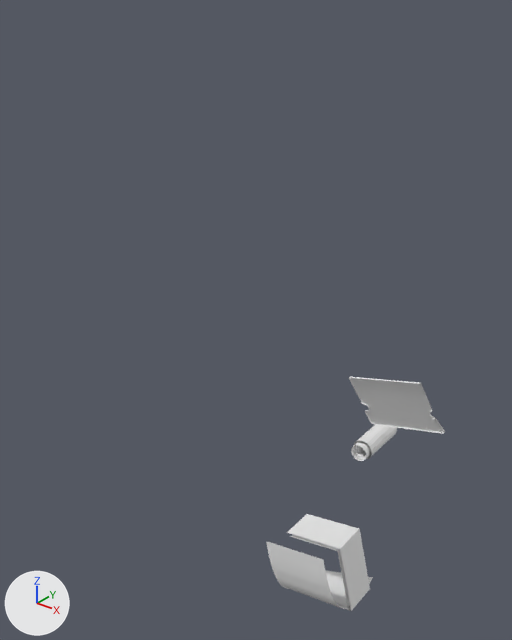
Before and after pictures for a commit that changed the OBJ model DarkChaos-Dev/gameitems/Primitive.LM_L_LX_Parts.obj.
Both versions are drawn from a camera (50 mm lens) standing at (424.0, -650.0, -153.0) and looking at (-46.0, -63.0, -518.0). The lights are fixed; the arrows at lower left show +X, +Y and +Z. Where no turn or scale is listed for an object, it has been applied to the vertices. Vertices at the same position are counted once.

Objects in the first picture: 'LM_L_LX_Parts'.
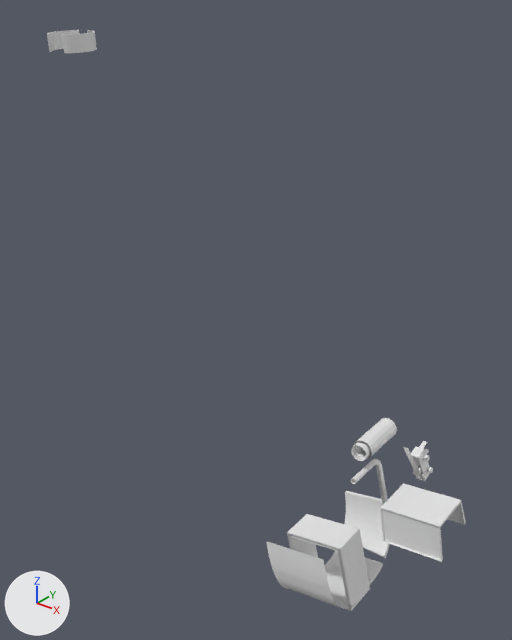
What differs and where, as boxes [x1, y1, x2, y2] in the pictures (512 x 640 px):
'LM_L_LX_Parts', reshaped (133% wider, 148% taller): before [266, 377, 445, 611]; after [47, 30, 466, 611]
part 1 of me_lm_l_lx_parts, deleted: before [349, 377, 445, 434]
part 2 of me_lm_l_lx_parts, added: after [325, 441, 466, 608]
part 3 of me_lm_l_lx_parts, added: after [47, 30, 97, 53]

The change, as a list of edits to the scene's bpy script:
```text
Change me_lm_l_lx_parts:
    used by ob_lm_l_lx_parts; location = (0.0, 0.0, 0.0)
    remove me_lm_l_lx_parts.from_pydata(...)  # 255 vertices, 360 faces; spans x 89.0..225.0, y -216.0..-91.0, z -747.0..-466.0
    add me_lm_l_lx_parts.from_pydata(...)  # 741 vertices, 1165 faces; spans x -453.0..246.0, y -216.0..39.0, z -747.0..-222.0
    me_lm_l_lx_parts part 1: the loose piece of 41 vertices spanning x 136.0..225.0, y -155.0..-129.0, z -544.0..-466.0 is deleted
    me_lm_l_lx_parts part 2: 417 vertices added at x 99.0..246.0, y -188.0..0.0, z -747.0..-589.0
    me_lm_l_lx_parts part 3: 135 vertices added at x -453.0..-393.0, y -23.0..39.0, z -247.0..-222.0
```
